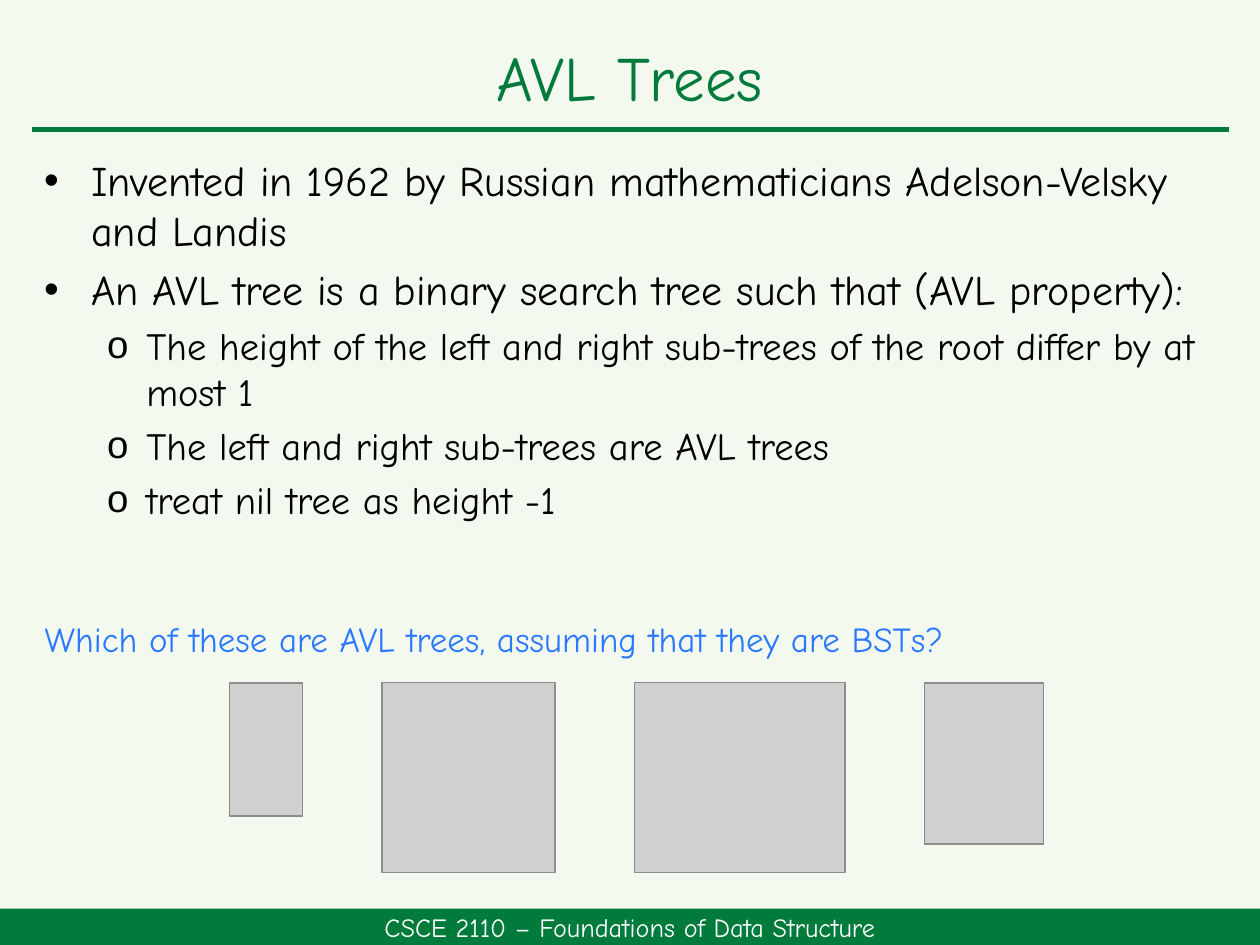
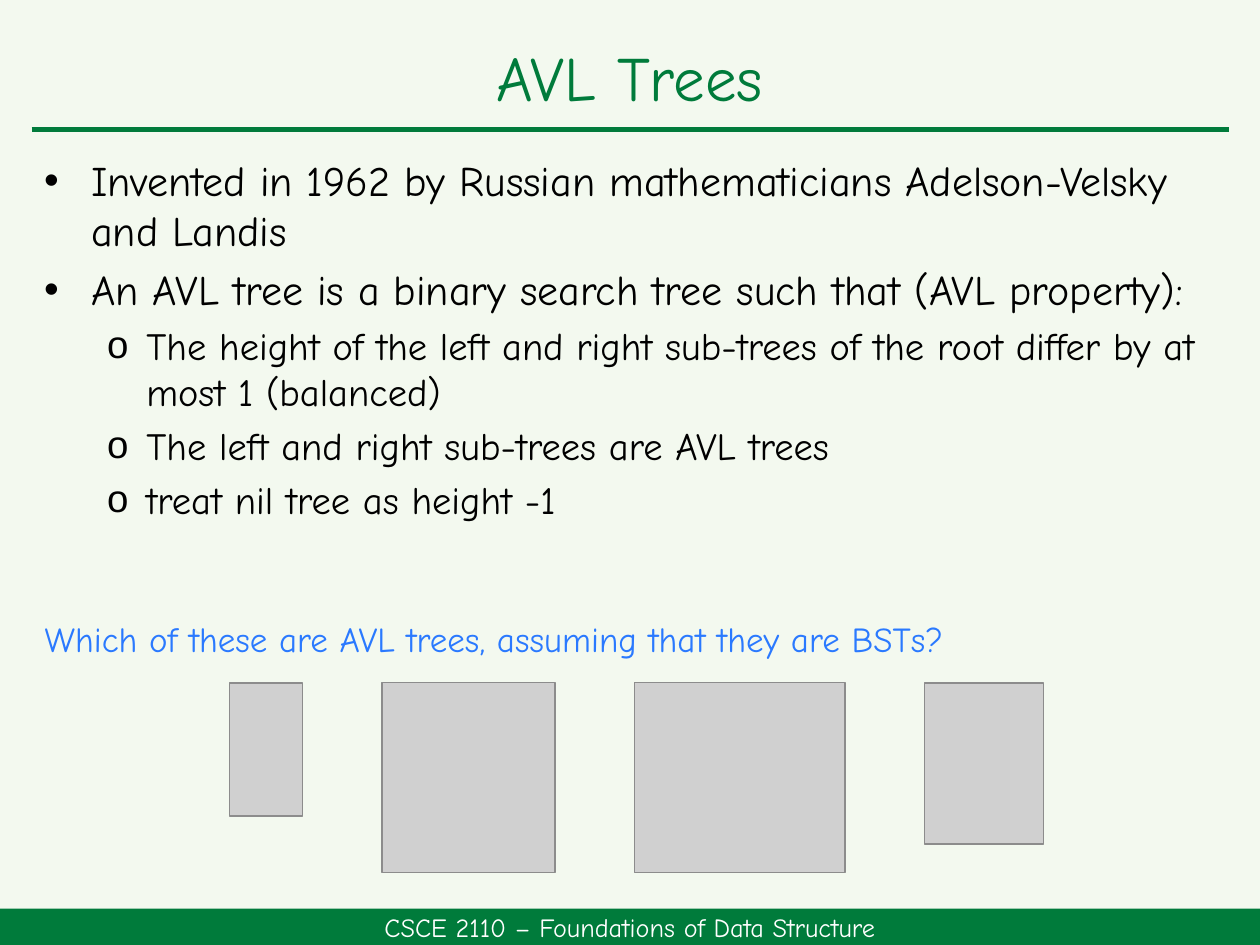
Before and after one commit to HengFan2010/hengfan2010.github.io, a slide deck: slide 53 of teaching/25F-2110/slides/2110-topic 5-Tree.pptx. Drawn at 1260x945 pixels with LibreOffice and Linux fonts; fonts in the diff are those of the drawing; grey boxes stand for pictures. Boxes give left, top, right and bottom in pixels: in the first picture for what was removed or moved away, otherwise in the second. Text is boxed around its words. In the diff, an @@ line names an element or a change of style, - is before the commit and + after.

```diff
--- a/teaching/25F-2110/slides/2110-topic 5-Tree.pptx
+++ b/teaching/25F-2110/slides/2110-topic 5-Tree.pptx
@@ text at (x1=146, y1=333, x2=1194, y2=411): text changed @@
-  o The height of the left and right sub-trees of the root differ by at most 1
+  o The height of the left and right sub-trees of the root differ by at most 1 (balanced)
```
Also in this commit, not shown: 1 other slide changed, 4 other files.
